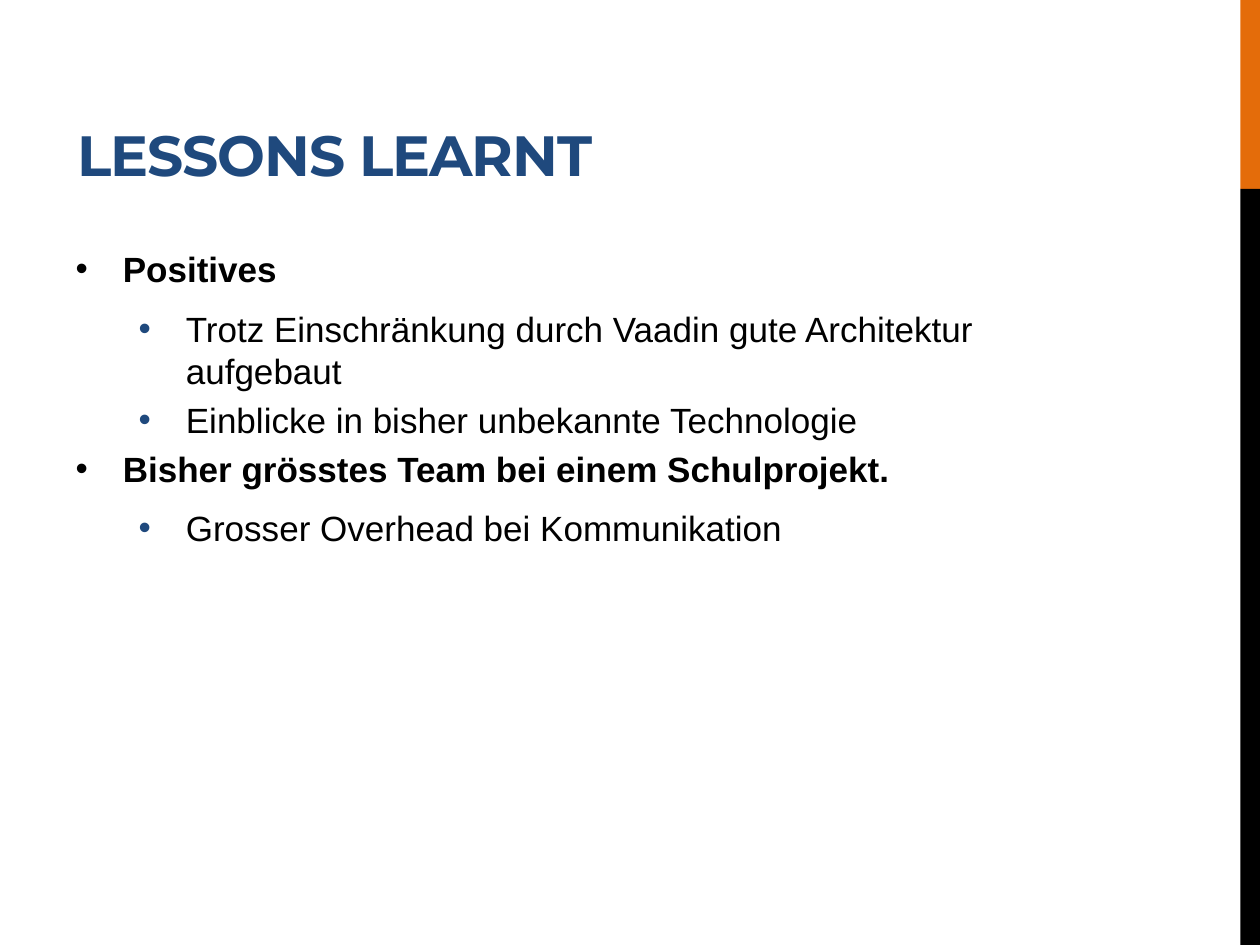
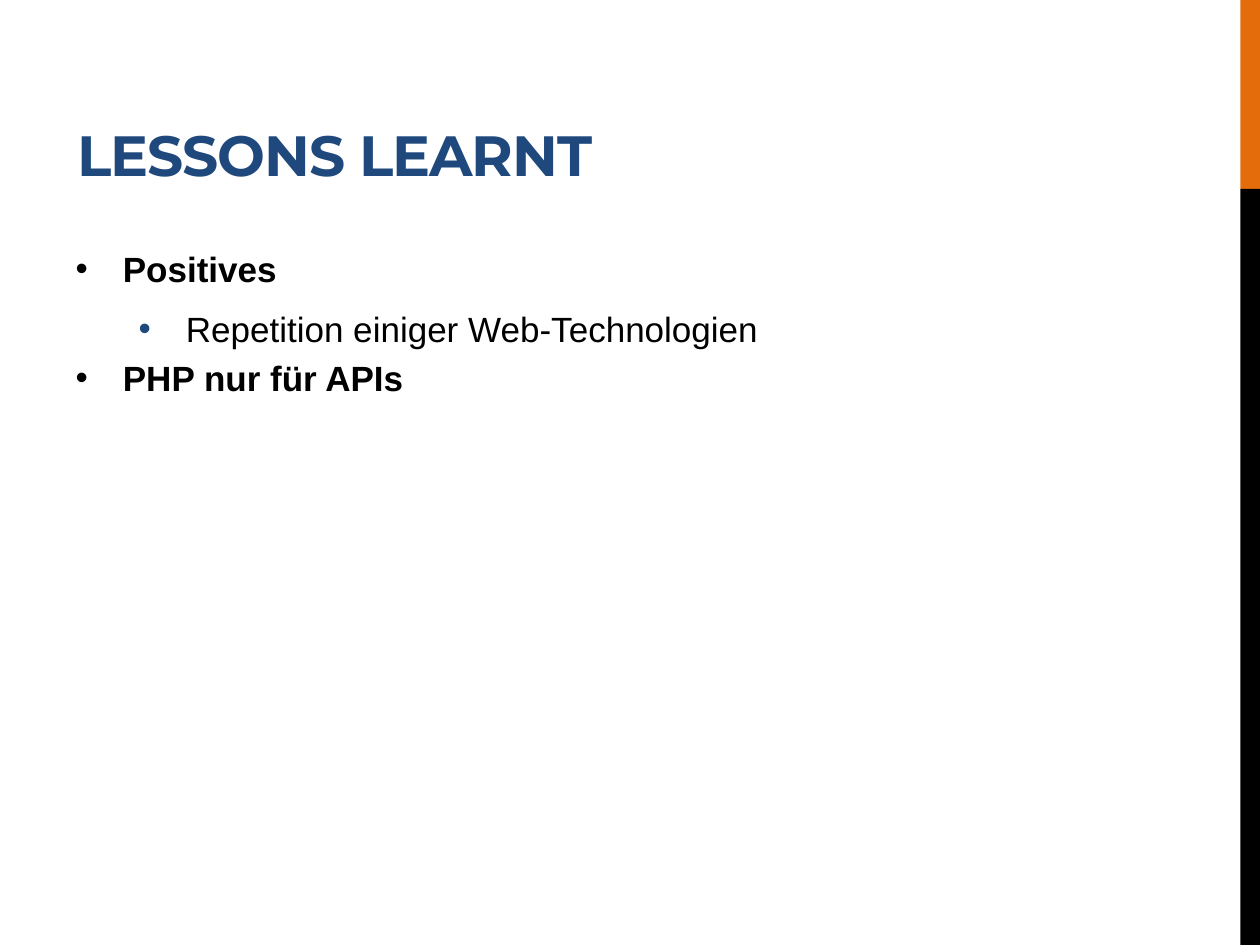
Before and after one commit to LukasSeglias/ticket-recognition-web, a slide deck: slide 7 of doc/presentation.pptx. Drawn at 1260x945 pixels with LibreOffice and Linux fonts; fonts in the diff are those of the drawing. Boxes give left, top, right and bottom in pixels: in the first picture for what was removed or moved away, otherwise in the second. Text is boxed around its words. In the diff, an @@ line names an element or a change of style, - is before the commit and + after.

```diff
--- a/doc/presentation.pptx
+++ b/doc/presentation.pptx
@@ text at box(123, 316, 758, 392): text changed @@
-  • Trotz Einschränkung durch Vaadin gute Architektur aufgebaut
-  • Einblicke in bisher unbekannte Technologie
-• Bisher grösstes Team bei einem Schulprojekt.
-  • Grosser Overhead bei Kommunikation
+  • Repetition einiger Web-Technologien
+• PHP nur für APIs
```
Also in this commit, not shown: 2 other slides changed.
